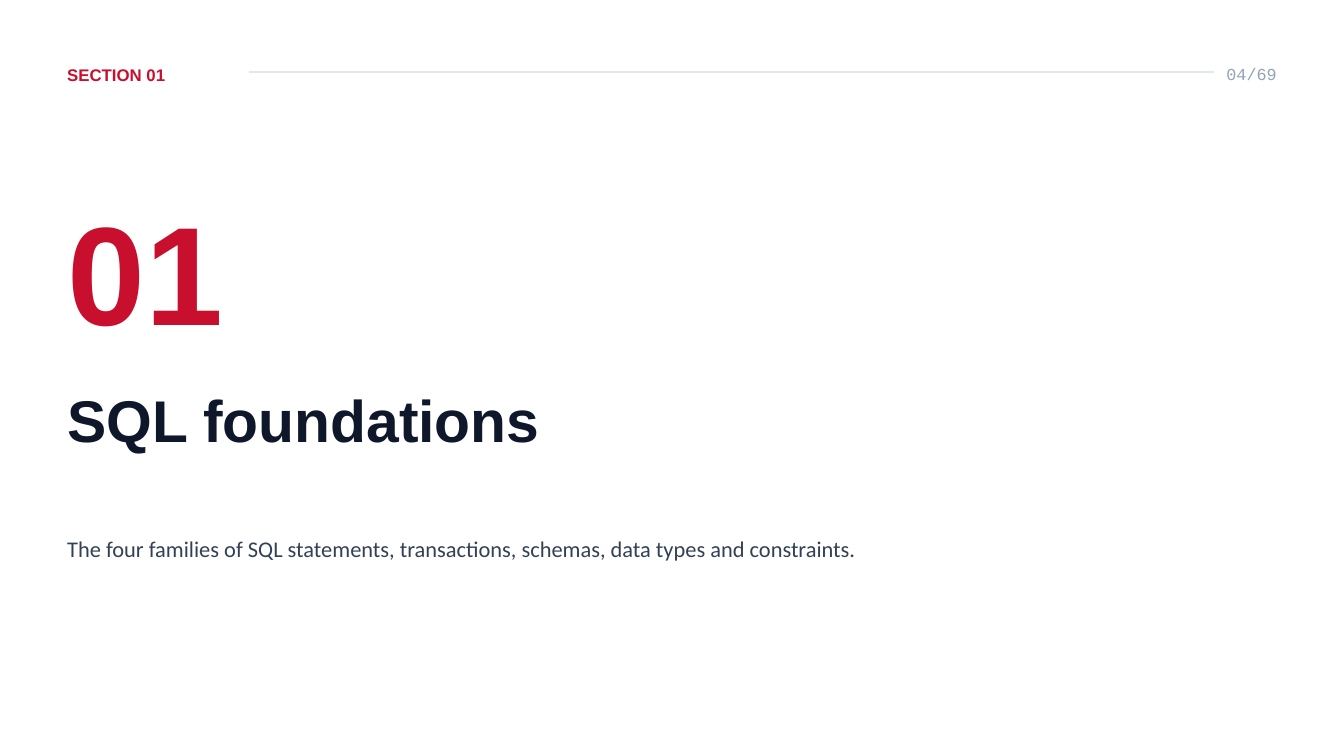
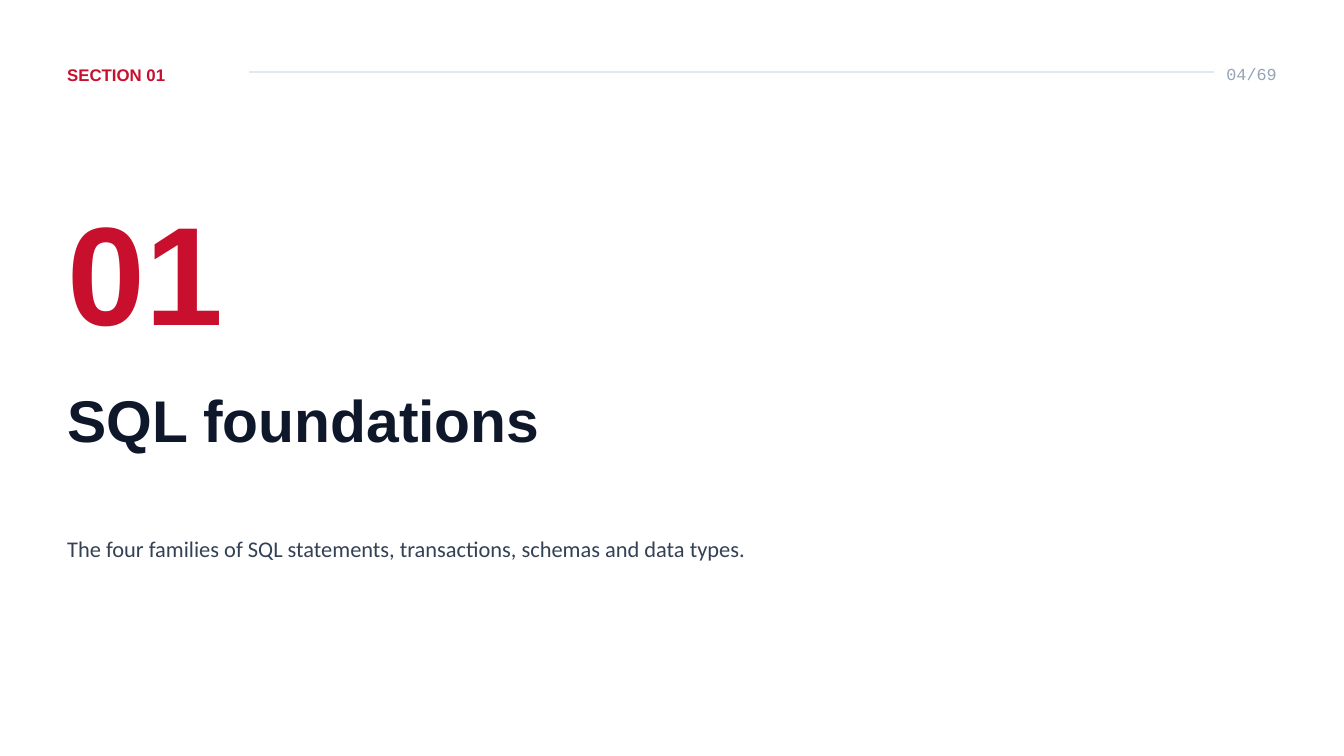
Before and after one commit to ahmedatef2007/db-slides, a slide deck: slide 4 of pptx/ITI_Database_Course_Lesson_4_SQL.pptx. Drawn at 1344x756 pixels with LibreOffice and Linux fonts; fonts in the diff are those of the drawing. Boxes give left, top, right and bottom in pixels: in the first picture for what was removed or moved away, otherwise in the second. Text is boxed around its words. In the diff, an @@ line names an element or a change of style, - is before the commit and + after.

```diff
--- a/pptx/ITI_Database_Course_Lesson_4_SQL.pptx
+++ b/pptx/ITI_Database_Course_Lesson_4_SQL.pptx
@@ text at [67,541,745,561]: text changed @@
-The four families of SQL statements, transactions, schemas, data types and constraints.
+The four families of SQL statements, transactions, schemas and data types.
```
Also in this commit, not shown: 3 other slides changed, 8 other files.
